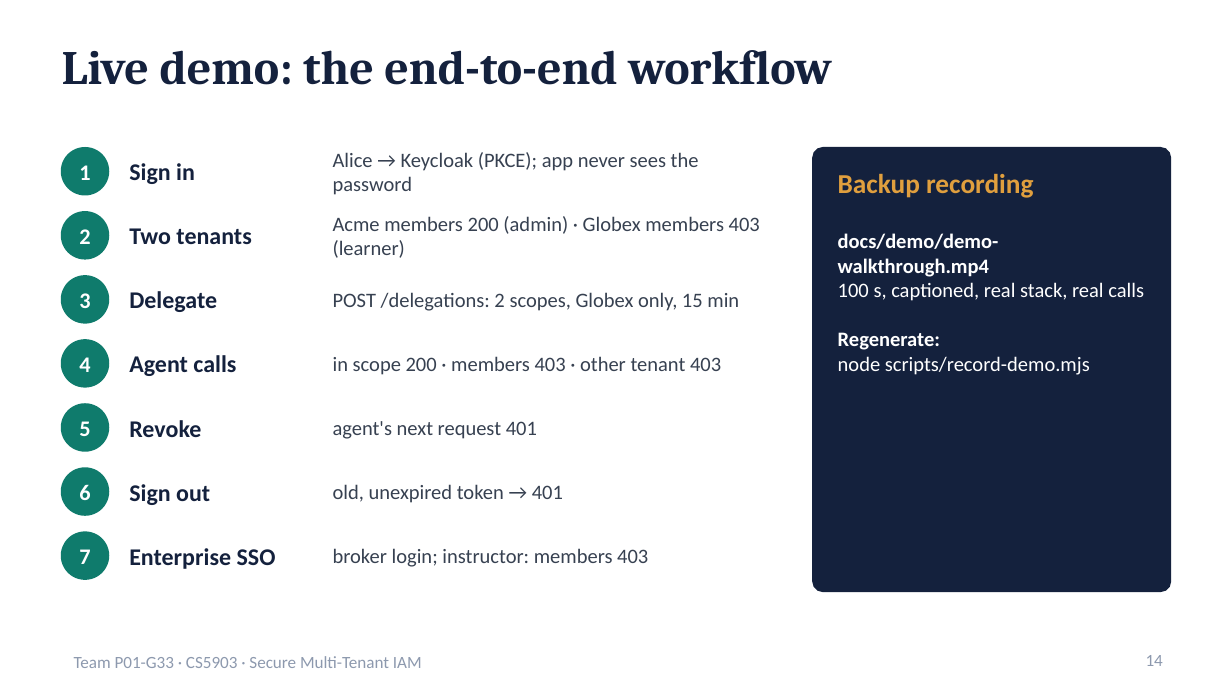
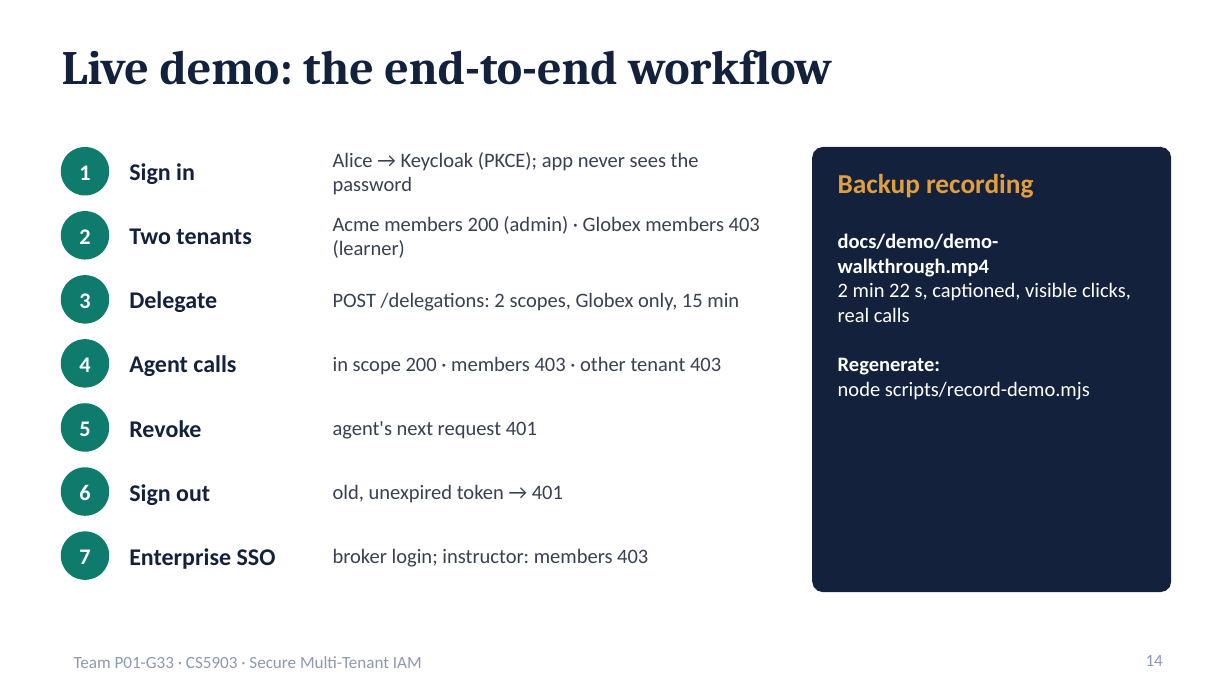
Before and after one commit to krishnateja2314/iam-provider, a slide deck: slide 14 of docs/Final_Presentation.pptx. Drawn at 1232x693 pixels with LibreOffice and Linux fonts; fonts in the diff are those of the drawing. Boxes give left, top, right and bottom in pixels: in the first picture for what was removed or moved away, otherwise in the second. Text is boxed around its words. In the diff, an @@ line names an element or a change of style, - is before the commit and + after.

```diff
--- a/docs/Final_Presentation.pptx
+++ b/docs/Final_Presentation.pptx
@@ text at [838,282,1131,322]: text changed @@
-100 s, captioned, real stack, real calls
+2 min 22 s, captioned, visible clicks, real calls
```
Also in this commit, not shown: 6 other files.
